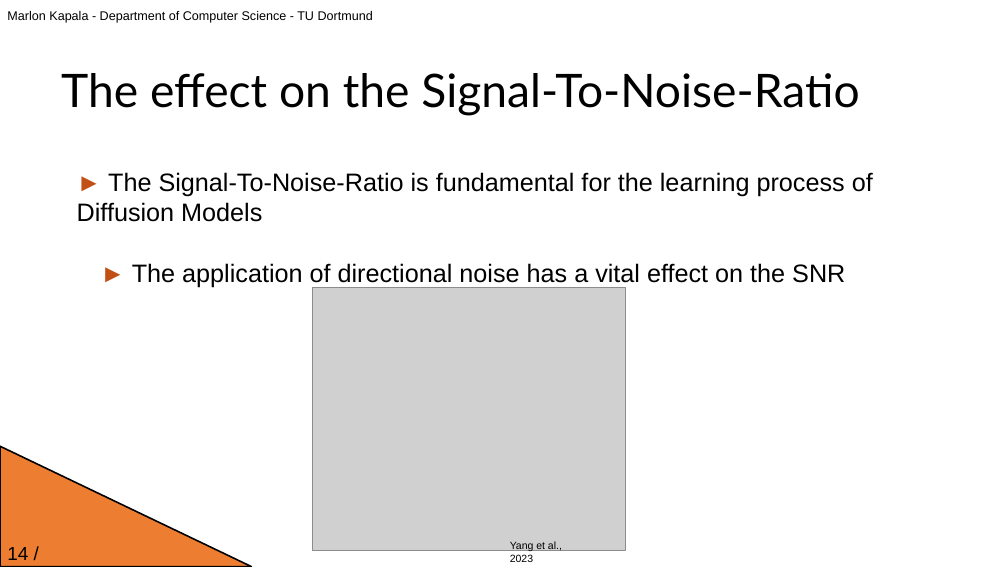
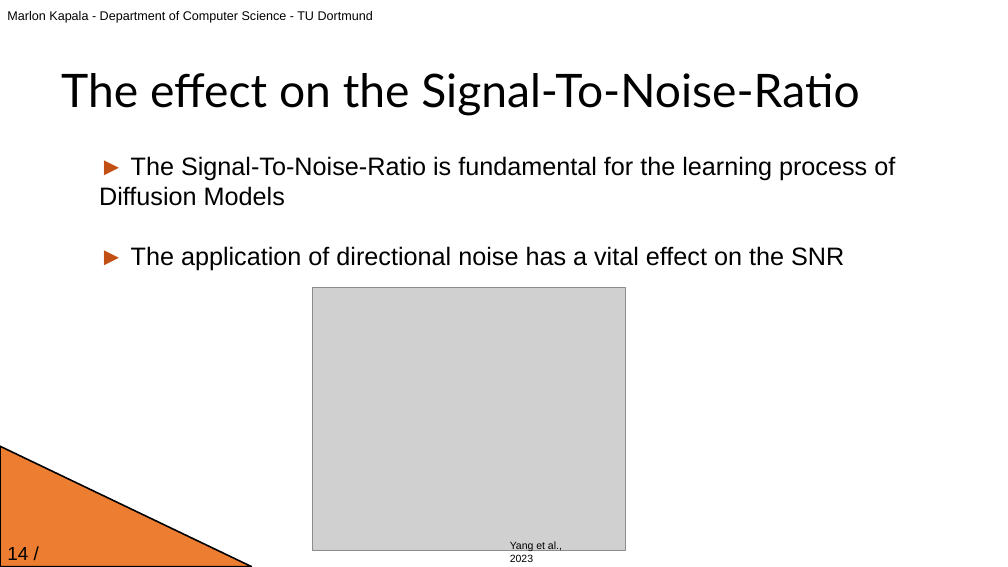
Before and after one commit to JavaLangMarlon/ddm-proseminar-tu-dortmund, a slide deck: slide 14 of presentation.pptx. Drawn at 1008x567 pixels with LibreOffice and Linux fonts; fonts in the diff are those of the drawing; grey boxes stand for pictures; background and template pictures are left out. Boxes give left, top, right and bottom in pixels: in the first picture for what was removed or moved away, otherwise in the second. Text is boxed around its words. In the diff, an @@ line names an element or a change of style, - is before the commit and + after.

```diff
--- a/presentation.pptx
+++ b/presentation.pptx
@@ text "► The Signal-To-Noise-Ratio is fundamental ...": place and size @@
-text "► The Signal-To-Noise-Ratio is fundamental ..." at bbox=[77, 172, 873, 288]
+text "► The Signal-To-Noise-Ratio is fundamental ..." at bbox=[99, 156, 895, 271]
```
Also in this commit, not shown: 23 other slides changed, 1 slide added, 1 other file.
